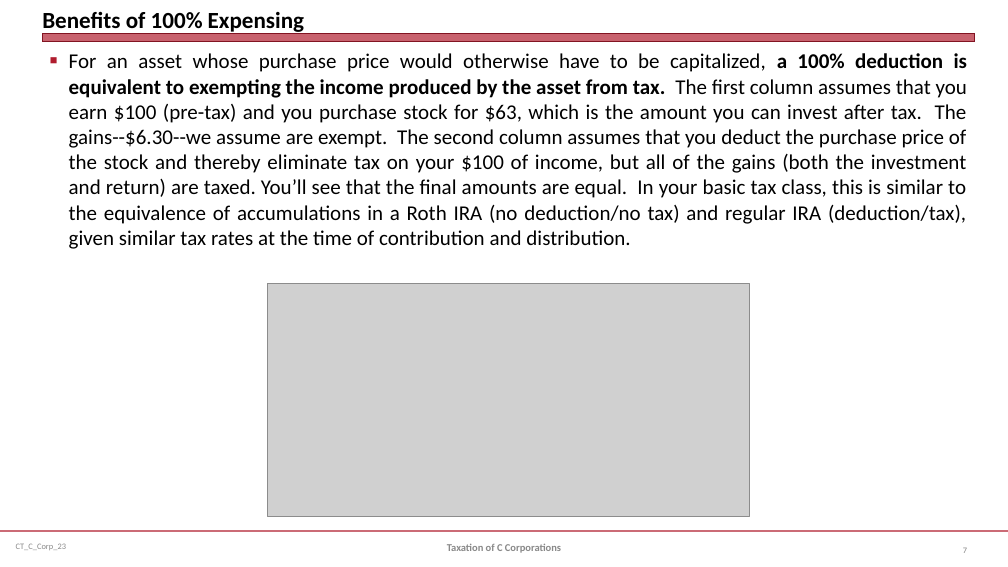
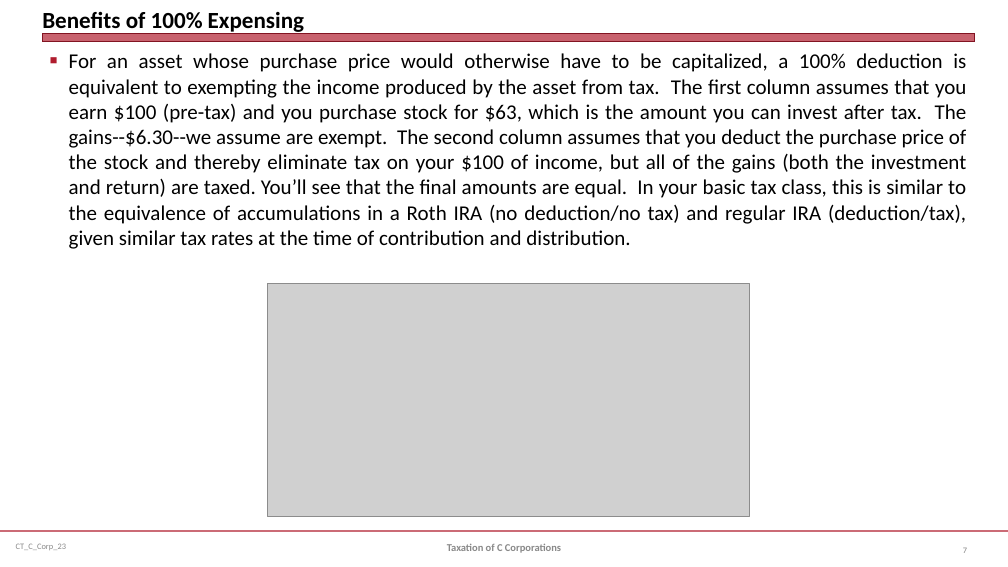
Before and after one commit to jmc877/Corporate-Tax, a slide deck: slide 7 of slides/CT_C_Corp_23.pptx. Drawn at 1008x567 pixels with LibreOffice and Linux fonts; fonts in the diff are those of the drawing; grey boxes stand for pictures. Boxes give left, top, right and bottom in pixels: in the first picture for what was removed or moved away, otherwise in the second. Text is boxed around its words. In the diff, an @@ line names an element or a change of style, - is before the commit and + after.

```diff
--- a/slides/CT_C_Corp_23.pptx
+++ b/slides/CT_C_Corp_23.pptx
@@ text "For an asset whose purchase ..." at (69,53,967,249): bold off in "a 100% deduction is equivalent to exempting ..." @@
```
Also in this commit, not shown: 4 other slides changed, 1 slide added, 1 other file.
